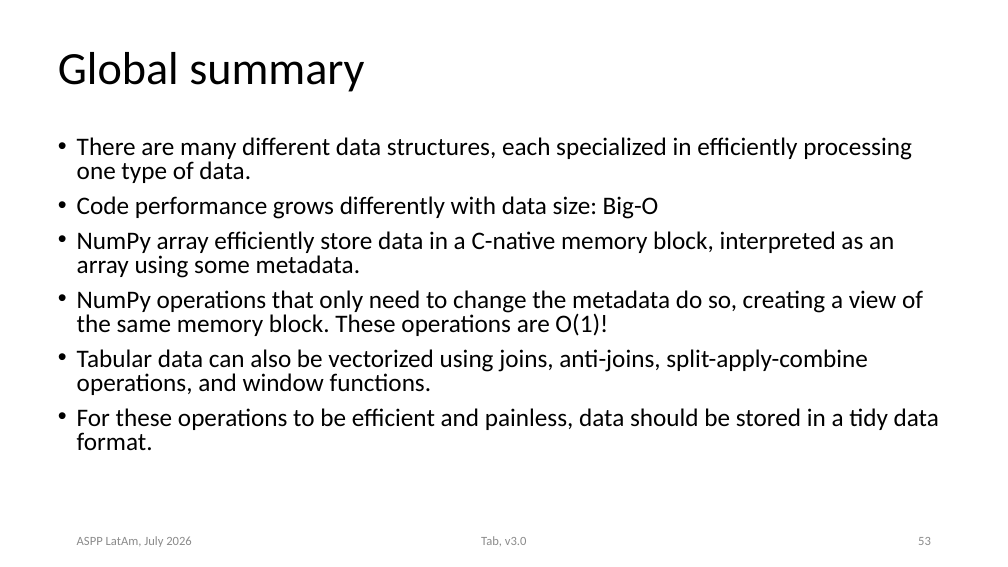
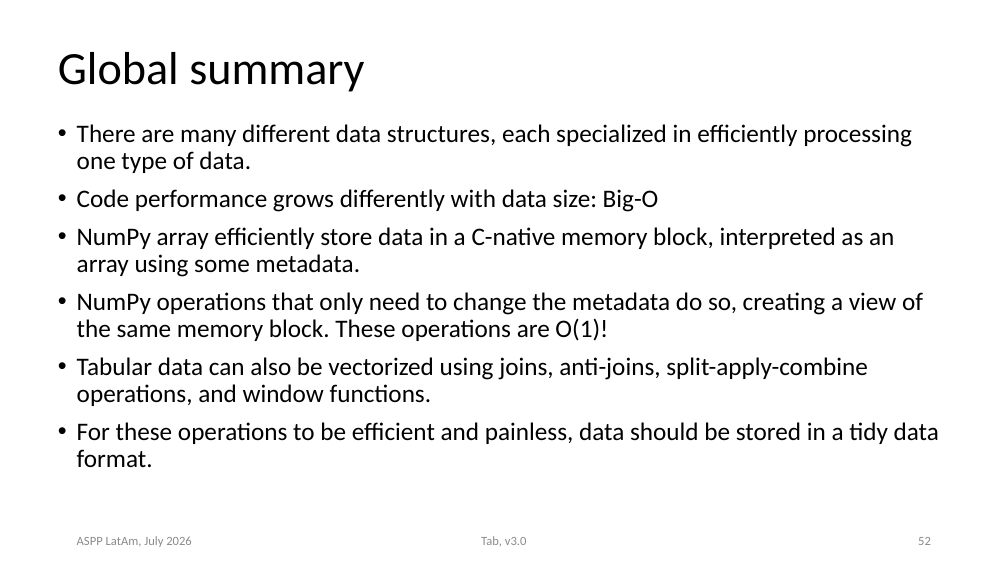
Before and after one commit to ASPP/data_class, a slide deck: slide 52 of tabular_data.pptx (slide 53 before the commit). Drawn at 1008x567 pixels with LibreOffice and Linux fonts; fonts in the diff are those of the drawing. Boxes give left, top, right and bottom in pixels: in the first picture for what was removed or moved away, otherwise in the second. Text is boxed around its words. In the diff, an @@ line names an element or a change of style, - is before the commit and + after.

Commit message:
Fix tabular pptx style and export to pdf

```diff
--- a/tabular_data.pptx
+++ b/tabular_data.pptx
@@ text "There are many different data ...": place and size @@
-text "There are many different data ..." at [77, 137, 939, 451]
+text "There are many different data ..." at [77, 124, 939, 468]
@@ text "There are many different data ..." at [77, 124, 939, 468]: line spacing 0.8 to 0.9 @@
```
Also in this commit, not shown: 12 other slides changed, 1 slide removed, 1 other file.
